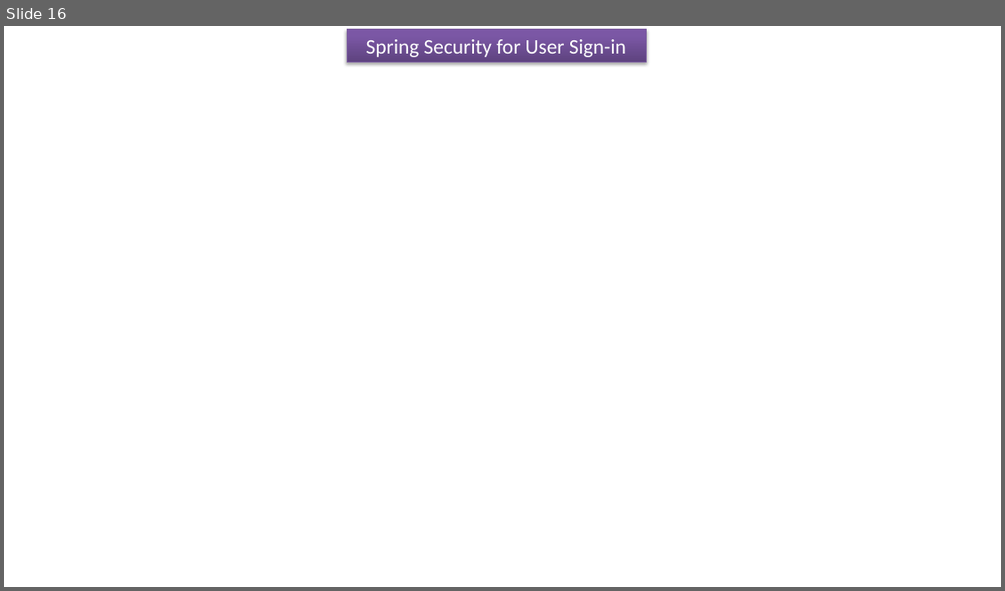
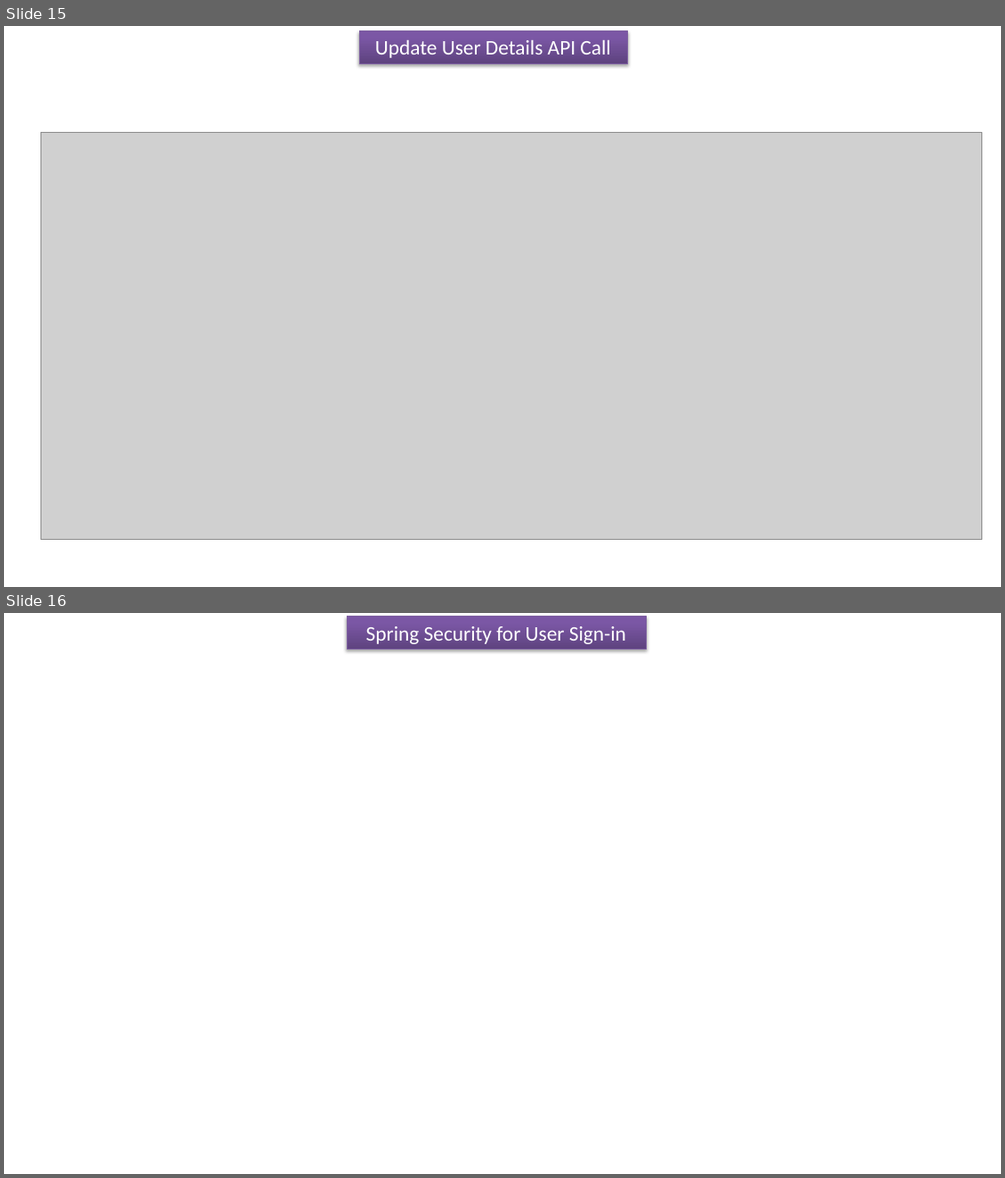
Before and after one commit to ramram43210/Java_2021, a slide deck: Java_2021/SpringBoot_Signup_Signin/User_Signin_Signup_Security.pptx. Shown one above the other, each under a label of ours: slide 16 before the commit, slides 15 and 16 after it. The pictures are 1005x591 and 1005x1178 pixels, drawn with LibreOffice and Linux fonts; fonts in the diff are those of the drawing; grey boxes stand for pictures. Boxes give left, top, right and bottom in pixels: in the first picture for what was removed or moved away, otherwise in the second. Text is boxed around its words. In the diff, an @@ line names an element or a change of style, - is before the commit and + after.

```diff
--- a/Java_2021/SpringBoot_Signup_Signin/User_Signin_Signup_Security.pptx
+++ b/Java_2021/SpringBoot_Signup_Signin/User_Signin_Signup_Security.pptx
@@ slide 15 added at bbox=[4, 26, 1001, 587], background #FFFFFF @@
@@ rectangle added at bbox=[359, 30, 627, 63], fill gradient #5F4480 to #7B58A6 to #7C57A8, outline #7D60A0 0.75 pt, 20 pt, text #FFFFFF @@
+Update User Details API Call
@@ picture added at bbox=[40, 132, 981, 539] @@
```
Also in this commit, not shown: 1 slide removed.
